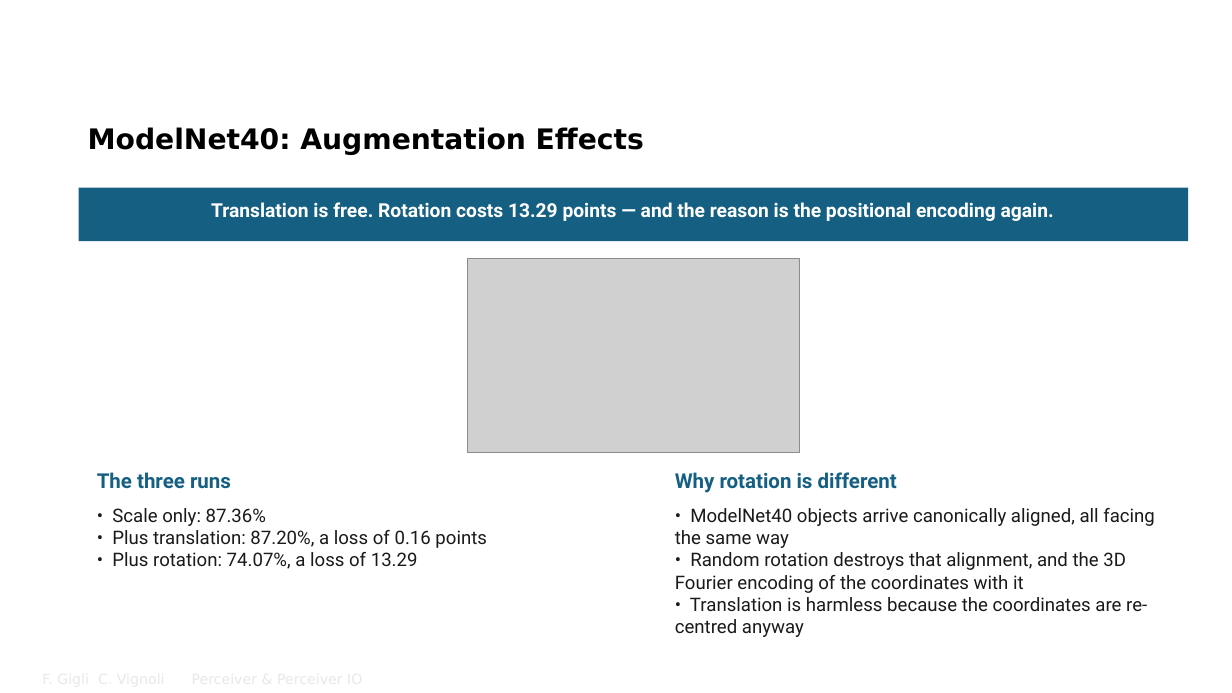
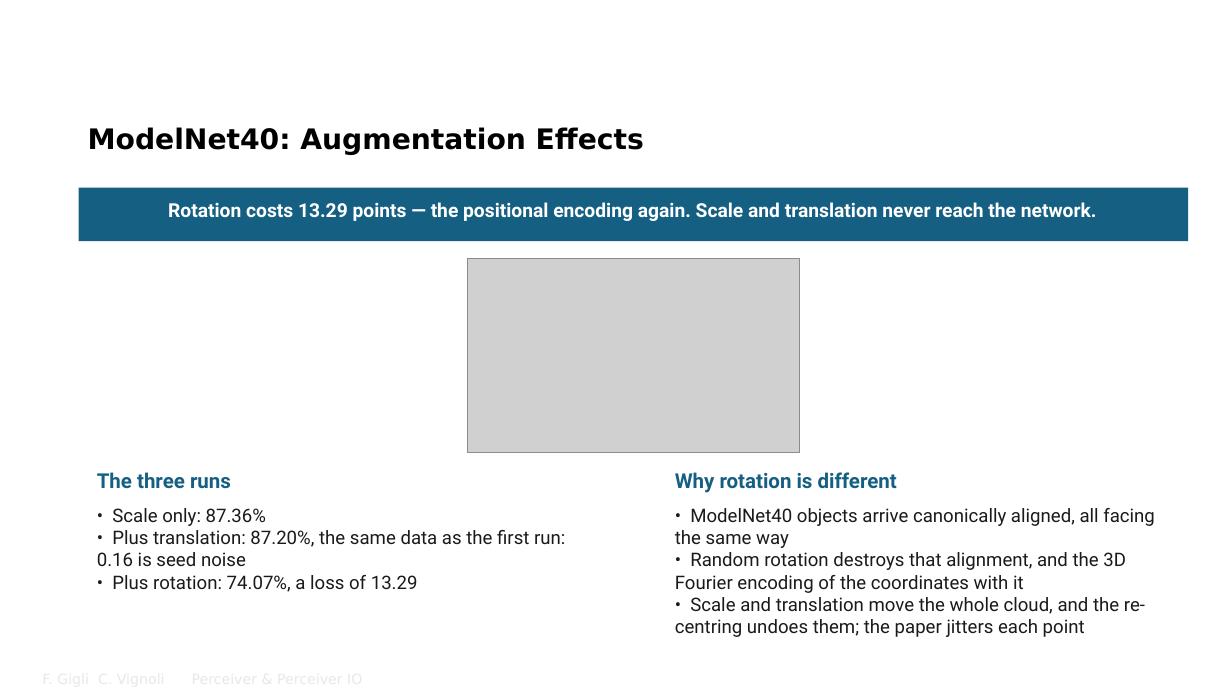
Before and after one commit to FrancescoGigli/Perceiver_project, a slide deck: slide 22 of sito/slide/Perceiver & Perceiver IO.pptx. Drawn at 1232x693 pixels with LibreOffice and Linux fonts; fonts in the diff are those of the drawing; grey boxes stand for pictures; background and template pictures are left out. Boxes give left, top, right and bottom in pixels: in the first picture for what was removed or moved away, otherwise in the second. Text is boxed around its words. In the diff, an @@ line names an element or a change of style, - is before the commit and + after.

```diff
--- a/sito/slide/Perceiver & Perceiver IO.pptx
+++ b/sito/slide/Perceiver & Perceiver IO.pptx
@@ text at [168, 202, 1097, 221]: text changed @@
-Translation is free. Rotation costs 13.29 points — and the reason is the positional encoding again.
+Rotation costs 13.29 points — the positional encoding again. Scale and translation never reach the network.
@@ text at [97, 530, 565, 566]: text changed @@
-• Plus translation: 87.20%, a loss of 0.16 points
+• Plus translation: 87.20%, the same data as the first run: 0.16 is seed noise
@@ text at [675, 597, 1145, 637]: text changed @@
-• Translation is harmless because the coordinates are re-centred anyway
+• Scale and translation move the whole cloud, and the re-centring undoes them; the paper jitters each point
```
Also in this commit, not shown: 9 other slides changed, 28 other files.
